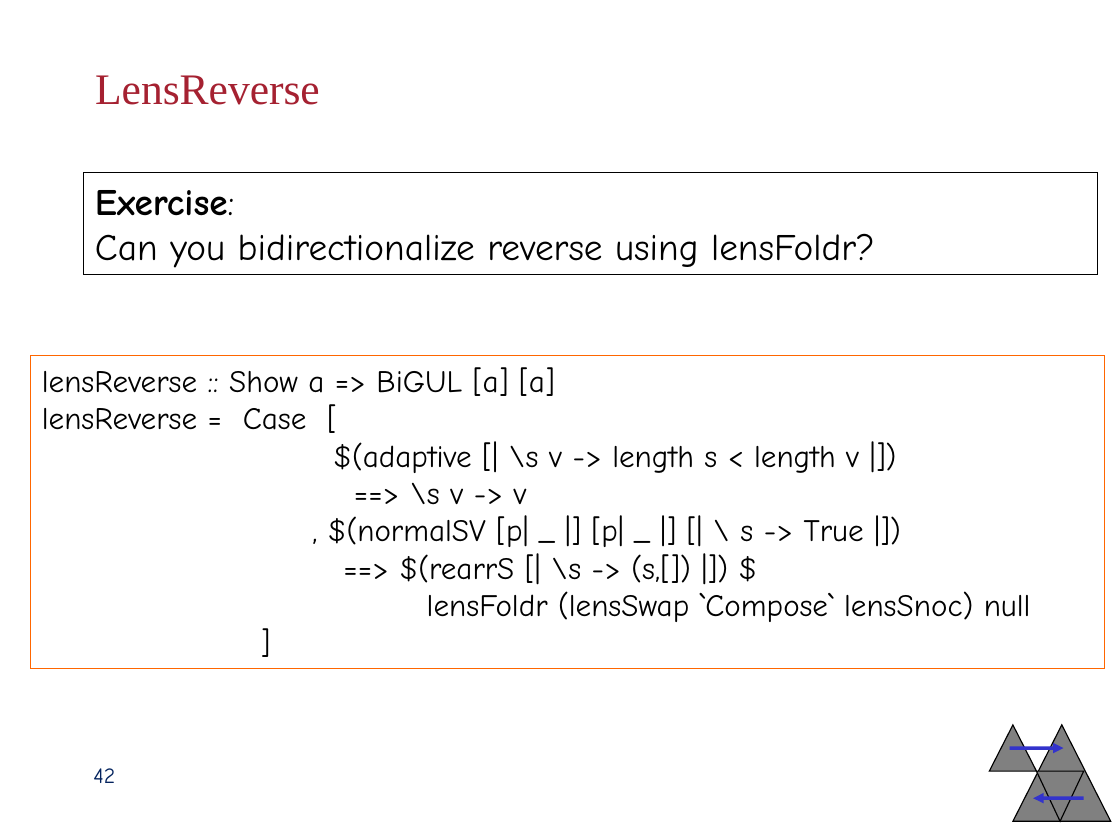
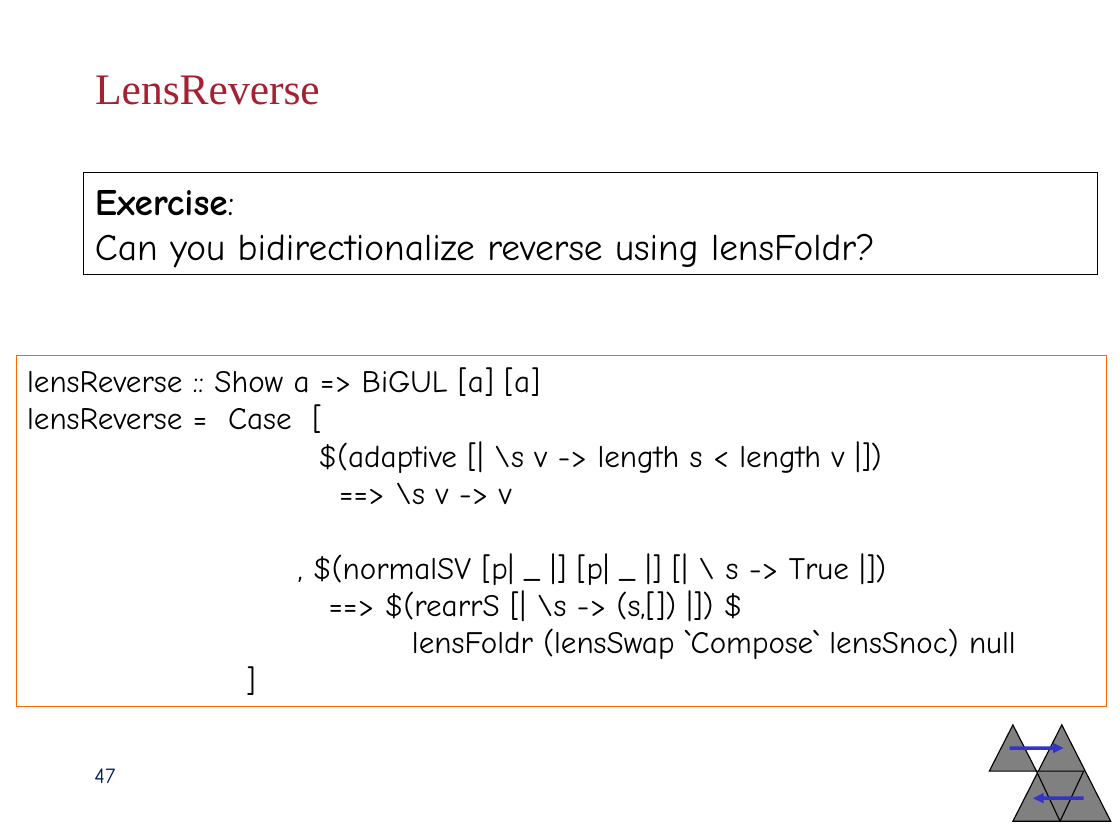
Before and after one commit to blank71/bigul-nix-flake, a slide deck: slide 47 of SummerSchool16/slides/hu.pptx (slide 42 before the commit). Drawn at 1120x840 pixels with LibreOffice and Linux fonts; fonts in the diff are those of the drawing; background and template pictures are left out. Boxes give left, top, right and bottom in pixels: in the first picture for what was removed or moved away, otherwise in the second. Text is boxed around its words. In the diff, an @@ line names an element or a change of style, - is before the commit and + after.

```diff
--- a/SummerSchool16/slides/hu.pptx
+++ b/SummerSchool16/slides/hu.pptx
@@ rectangle "lensReverse :: Show a => ...": place and size @@
-rectangle "lensReverse :: Show a => ..." at <box>31,356,1105,669</box>
+rectangle "lensReverse :: Show a => ..." at <box>16,356,1107,707</box>
@@ page number at <box>94,768,115,783</box>: text changed @@
-42
+47
```
Also in this commit, not shown: 2 other slides changed, 5 slides added, 1 other file.
